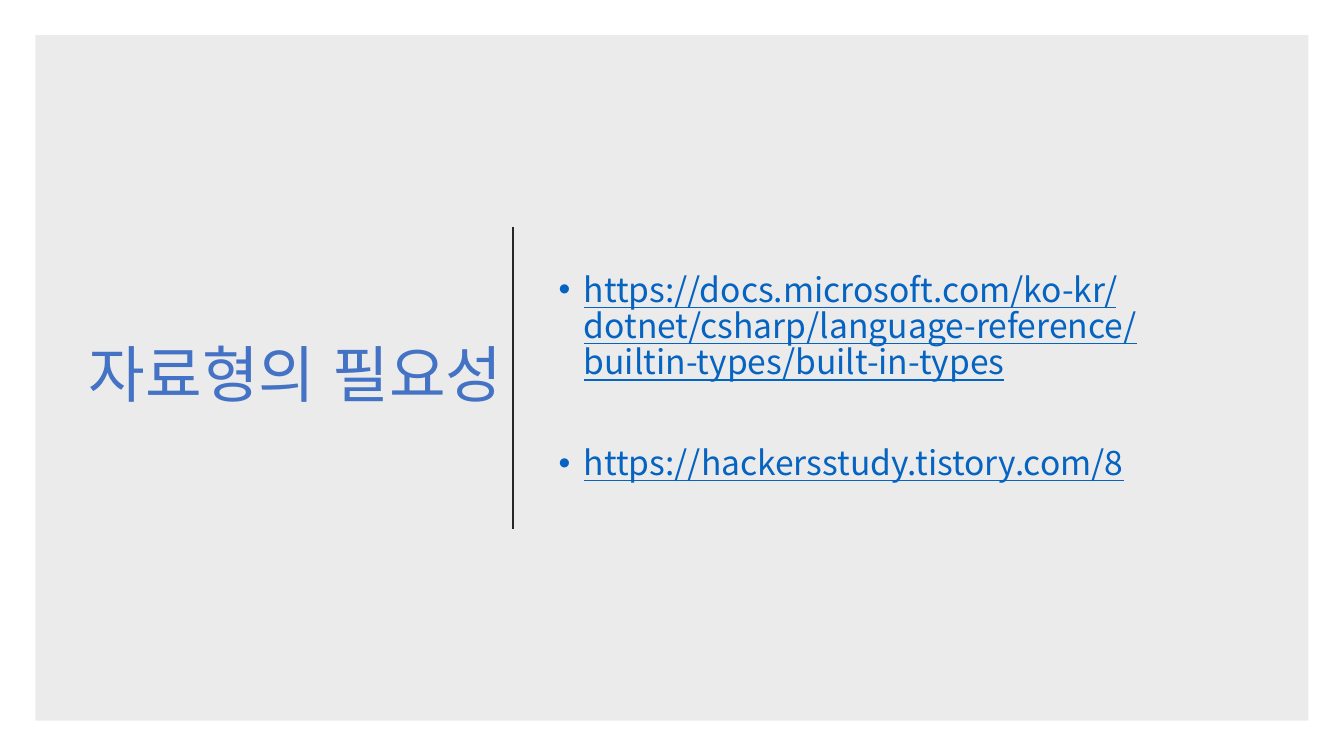
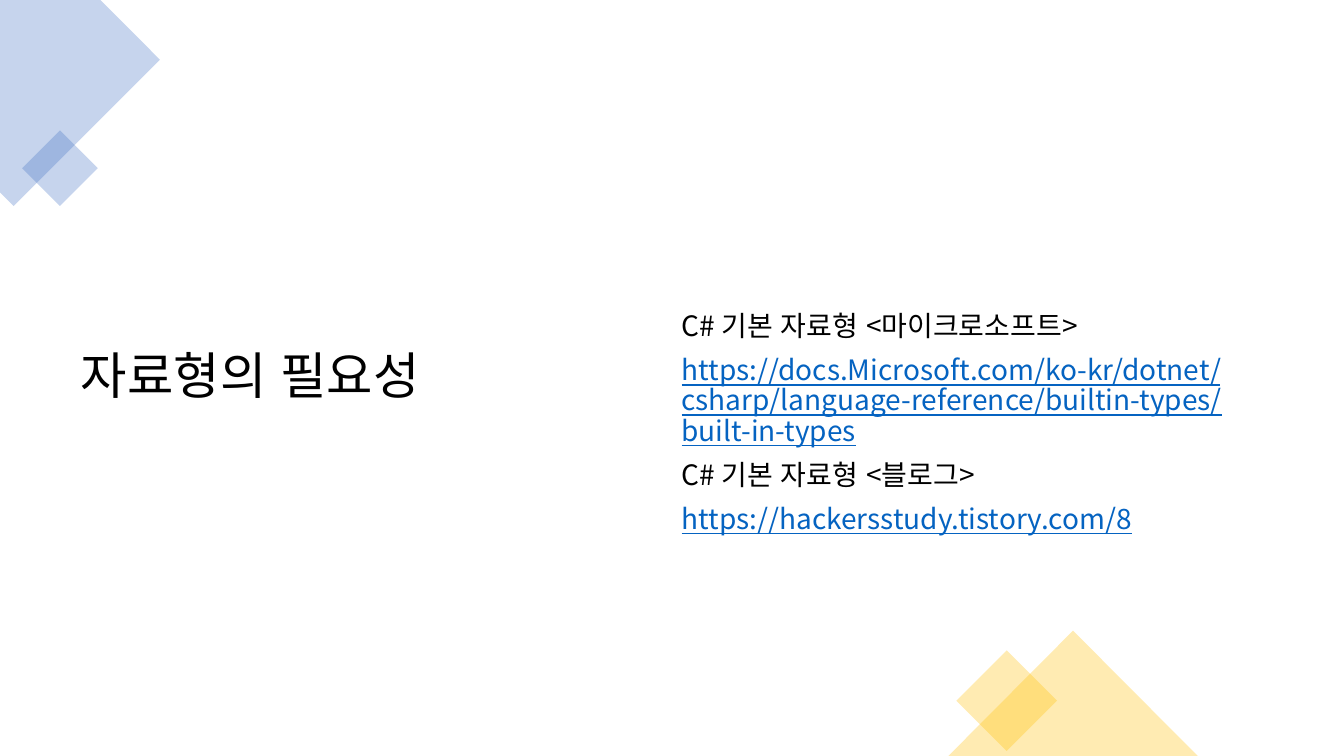
Before and after one commit to kjh99660/Study_powerpoint, a slide deck: slide 7 of c# 스터디 1주 차.pptx (slide 5 before the commit). Drawn at 1344x756 pixels with LibreOffice and Linux fonts; fonts in the diff are those of the drawing. Boxes give left, top, right and bottom in pixels: in the first picture for what was removed or moved away, otherwise in the second. Text is boxed around its words. In the diff, an @@ line names an element or a change of style, - is before the commit and + after.

```diff
--- a/c# 스터디 1주 차.pptx
+++ b/c# 스터디 1주 차.pptx
@@ freeform shape added at <box>0,0,160,206</box>, fill #4472C4 at 30% opacity @@
@@ rectangle removed at <box>35,35,1309,721</box> @@
@@ title "자료형의 필요성": place and size @@
-title "자료형의 필요성" at <box>89,345,503,402</box>
+title "자료형의 필요성" at <box>81,352,420,398</box>
@@ title "자료형의 필요성" at <box>81,352,420,398</box>: size 44 to 36 pt, text colour #4472C4 to #000000; alignment right to left @@
@@ text "C# 기본 자료형 <마이크로소프트>": place and size @@
-text "C# 기본 자료형 <마이크로소프트>" at <box>584,275,1137,483</box>
+text "C# 기본 자료형 <마이크로소프트>" at <box>682,312,1222,536</box>
@@ rectangle added at <box>22,130,98,206</box>, fill #4472C4 at 30% opacity @@
@@ line removed from (513, 227) to (513, 529) @@
@@ text at <box>682,312,1222,488</box>: text changed; size 24 to 20 pt @@
-• https://docs.microsoft.com/ko-kr/dotnet/csharp/language-reference/builtin-types/built-in-types
+C# 기본 자료형 <마이크로소프트>
+https://docs.Microsoft.com/ko-kr/dotnet/csharp/language-reference/builtin-types/built-in-types
+C# 기본 자료형 <블로그>
@@ text at <box>682,506,1132,536</box>: size 24 to 20 pt in "https://hackersstudy.tistory.com/8"; bullet • to none @@
@@ triangle added at <box>949,631,1198,756</box>, fill #FFC000 at 30% opacity @@
@@ rectangle added at <box>956,651,1057,752</box>, fill #FFC000 at 30% opacity @@
```
Also in this commit, not shown: 17 other slides changed, 3 slides added, 1 slide removed, 6 other files.
